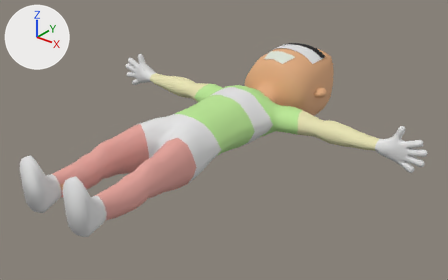
One commit to the FBX model Assets/Models/Human/human.fbx: the scene before it, then after it.
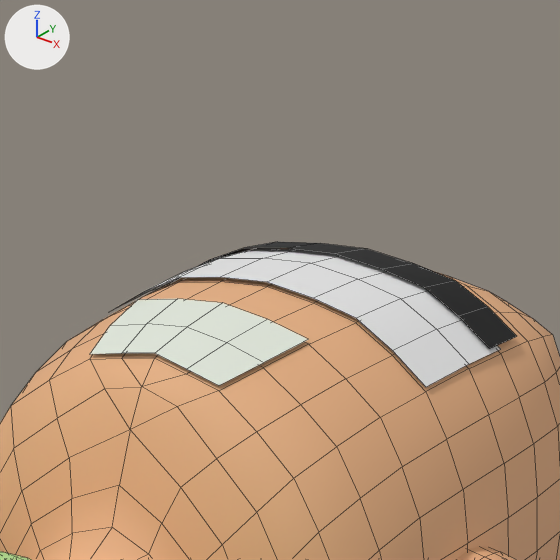
Old and new are each drawn whole from a camera (50 mm lens) standing at (1.844, -1.221, 1.326) and looking at (0.066, 1.001, -0.052) and again close up on the part from 56% to 74% of the width and 3% to 32% of the height. Lighting does not change. The marker at upper left points along +X, +Y and +Z. The close-ups show mesh edges as thin lines.

In view in the first close-up: 'human'.
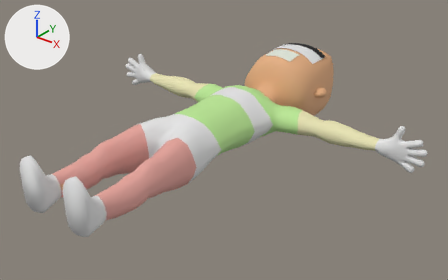
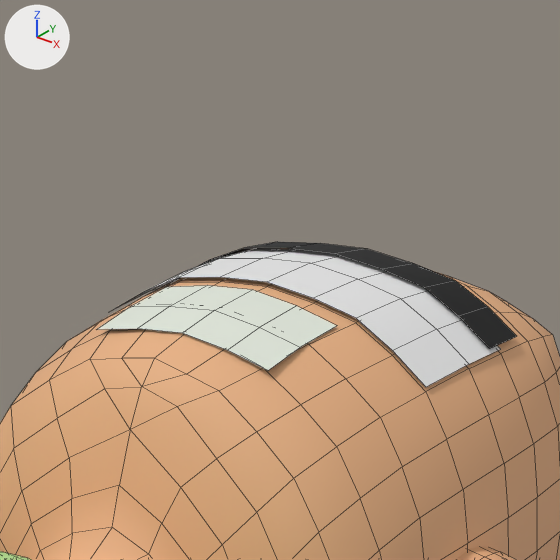
The edits, one by one:
me_human_mesh has 2249 vertices, 2294 faces and spans x -0.99..0.99, y 0.0..1.99, z -0.2..0.25.
me_human_mesh is used by ob_human; location (0.0, 0.0, 0.0).
Part 1, on me_human_mesh:
7 vertices are removed from x -0.07..0.07, y 1.52..1.56, z 0.22..0.23.
8 faces are deleted.
5 vertices in x -0.08..0.08, y 1.62, z 0.23..0.25 move by (0.0, 0.04, 0.0).
3 vertices move within x -0.04..0.04, y 1.56, z 0.23..0.24.
7 vertices are added at x -0.08..0.08, y 1.56..1.6, z 0.22..0.24.
8 new faces join them, mat_mouth (white #e1e7db).

Location of each change, (x1, y1, x2, y2) in pixels of the close-ups (560 x 560 px; the box of a moved part takes in the faces that stretch with it):
part 1 of me_human_mesh, moved or reshaped
    before: (90, 299, 309, 386)
    after: (97, 285, 336, 370)
